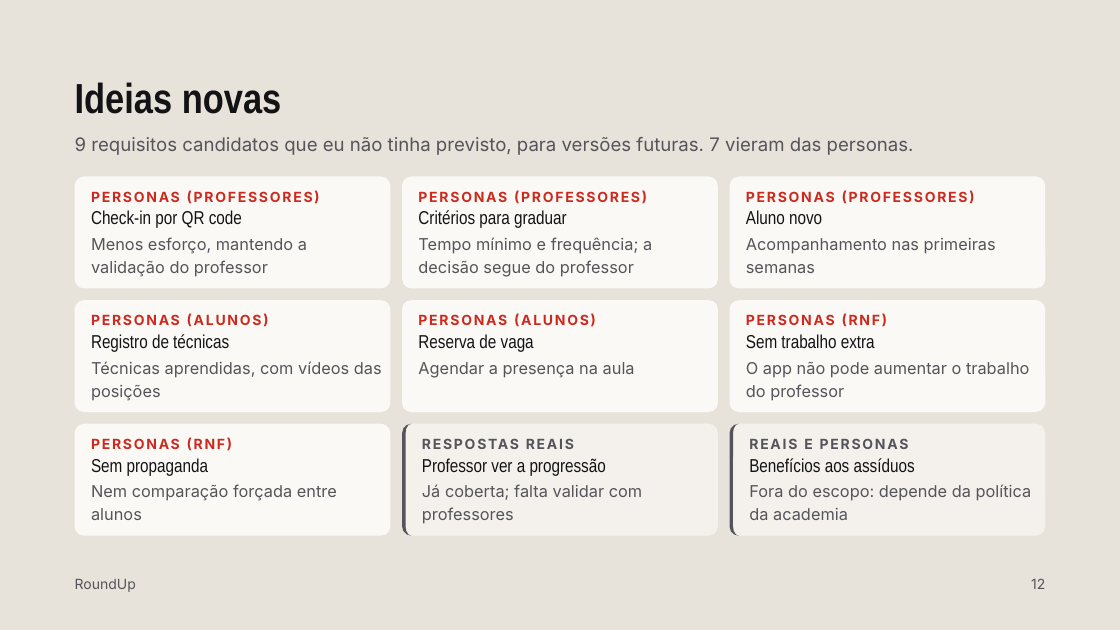
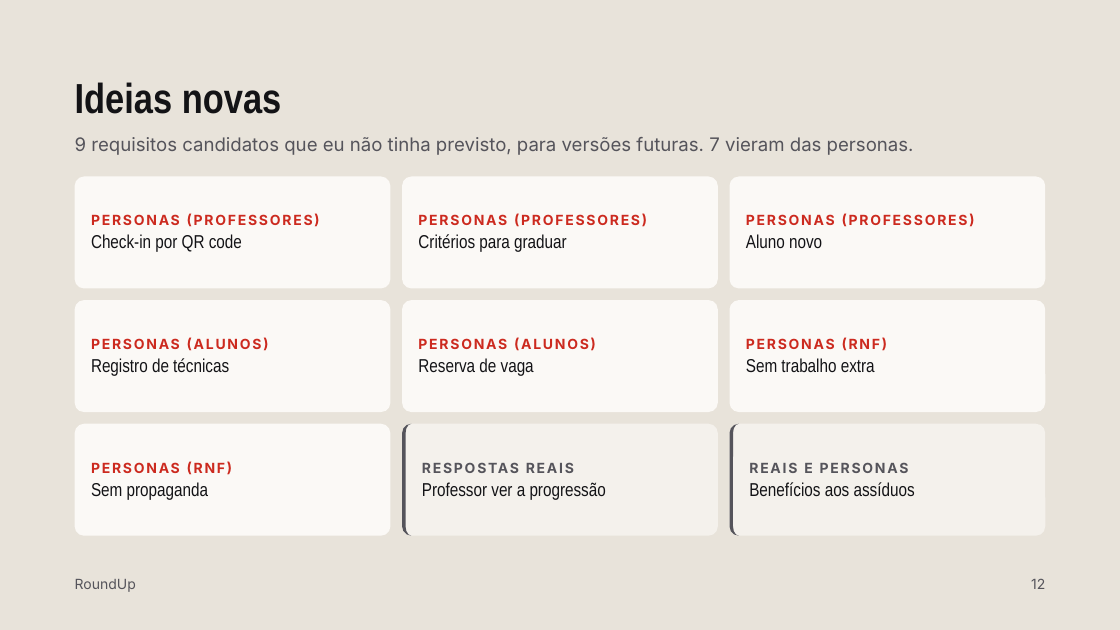
Before and after one commit to andreccoelho/roundup_app, a slide deck: slide 12 of docs/apresentacao-defesa/Defesa TCC — RoundUp.pptx. Drawn at 1120x630 pixels with LibreOffice and Linux fonts; fonts in the diff are those of the drawing. Boxes give left, top, right and bottom in pixels: in the first picture for what was removed or moved away, otherwise in the second. Text is boxed around its words. In the diff, an @@ line names an element or a change of style, - is before the commit and + after.

```diff
--- a/docs/apresentacao-defesa/Defesa TCC — RoundUp.pptx
+++ b/docs/apresentacao-defesa/Defesa TCC — RoundUp.pptx
@@ text removed at bbox=[91, 237, 307, 277] @@
-Menos esforço, mantendo a validação do professor
@@ text removed at bbox=[418, 237, 652, 277] @@
-Tempo mínimo e frequência; a decisão segue do professor
@@ text removed at bbox=[746, 238, 996, 273] @@
-Acompanhamento nas primeiras semanas
@@ text removed at bbox=[91, 361, 382, 401] @@
-Técnicas aprendidas, com vídeos das posições
@@ text removed at bbox=[418, 362, 635, 378] @@
-Agendar a presença na aula
@@ text removed at bbox=[746, 362, 1029, 401] @@
-O app não pode aumentar o trabalho do professor
@@ 18 texts: place and size @@
-18 texts at bbox=[91, 190, 975, 476]
+18 texts at bbox=[91, 213, 975, 500]
@@ text removed at bbox=[91, 484, 337, 520] @@
-Nem comparação forçada entre alunos
@@ text removed at bbox=[422, 484, 642, 524] @@
-Já coberta; falta validar com professores
@@ text removed at bbox=[749, 484, 1032, 520] @@
-Fora do escopo: depende da política da academia
```
Also in this commit, not shown: 10 other slides changed, 1 slide added, 1 other file.
